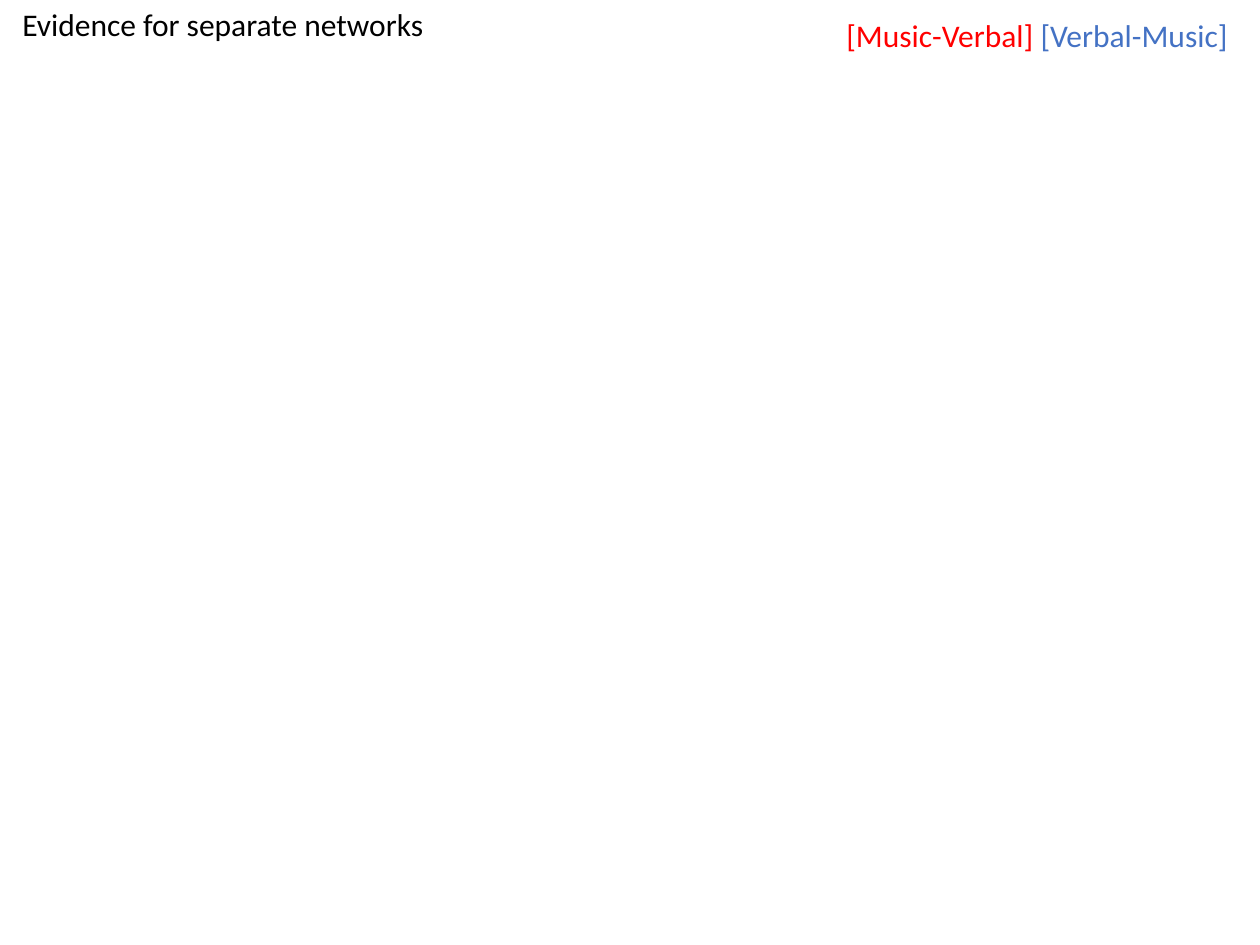
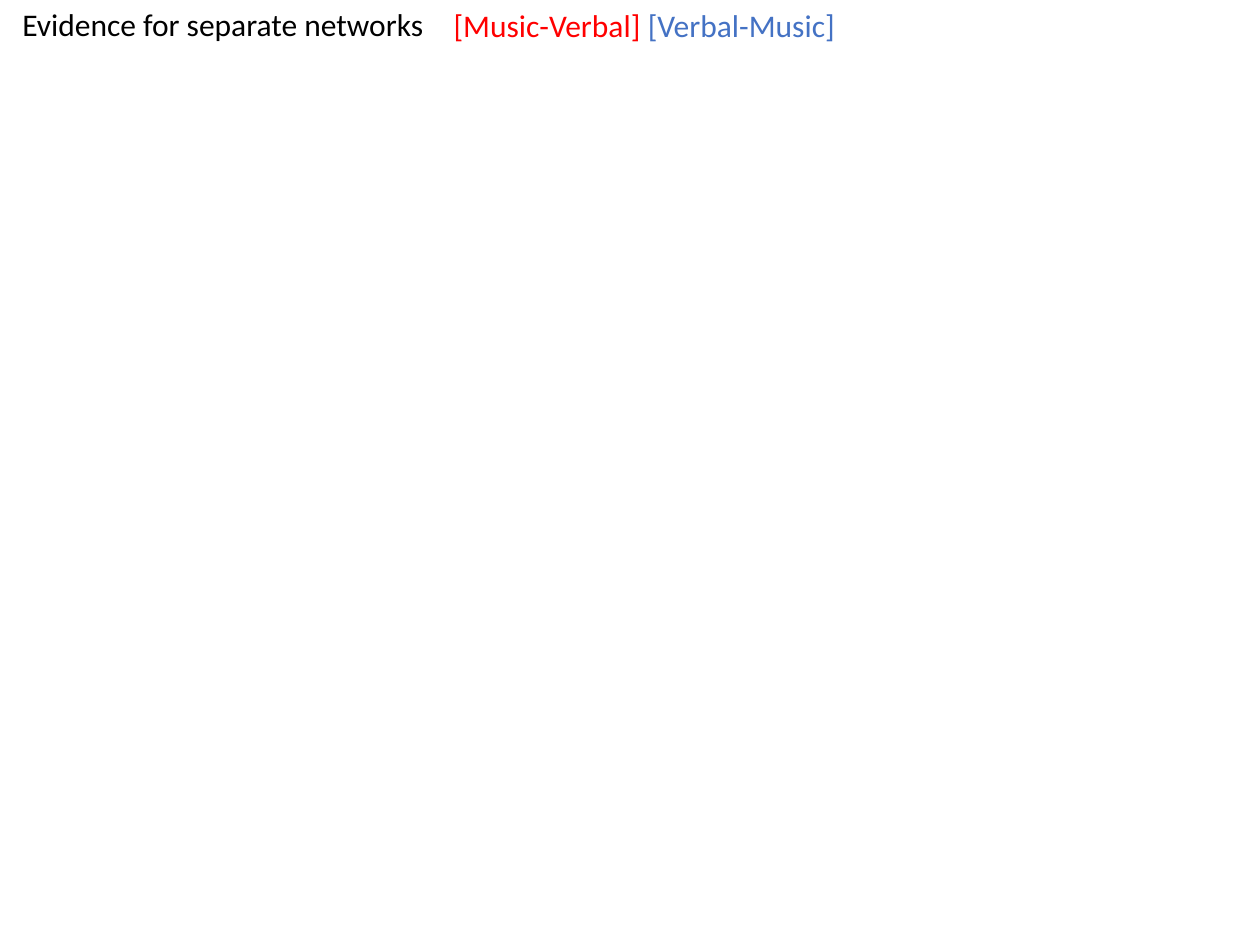
Before and after one commit to asternin/PhDProject, a slide deck: slide 6 of Meetings/2017.05.10-Grahn+KohlerPresentation.pptx. Drawn at 1260x945 pixels with LibreOffice and Linux fonts; fonts in the diff are those of the drawing; background and template pictures are left out. Boxes give left, top, right and bottom in pixels: in the first picture for what was removed or moved away, otherwise in the second. Text is boxed around its words. In the diff, an @@ line names an element or a change of style, - is before the commit and + after.

```diff
--- a/Meetings/2017.05.10-Grahn+KohlerPresentation.pptx
+++ b/Meetings/2017.05.10-Grahn+KohlerPresentation.pptx
@@ text "[Music-Verbal] [Verbal-Music]" moved from (x1=846, y1=24, x2=1228, y2=52) to (x1=454, y1=14, x2=835, y2=42) @@
```
Also in this commit, not shown: 2 other slides changed.
